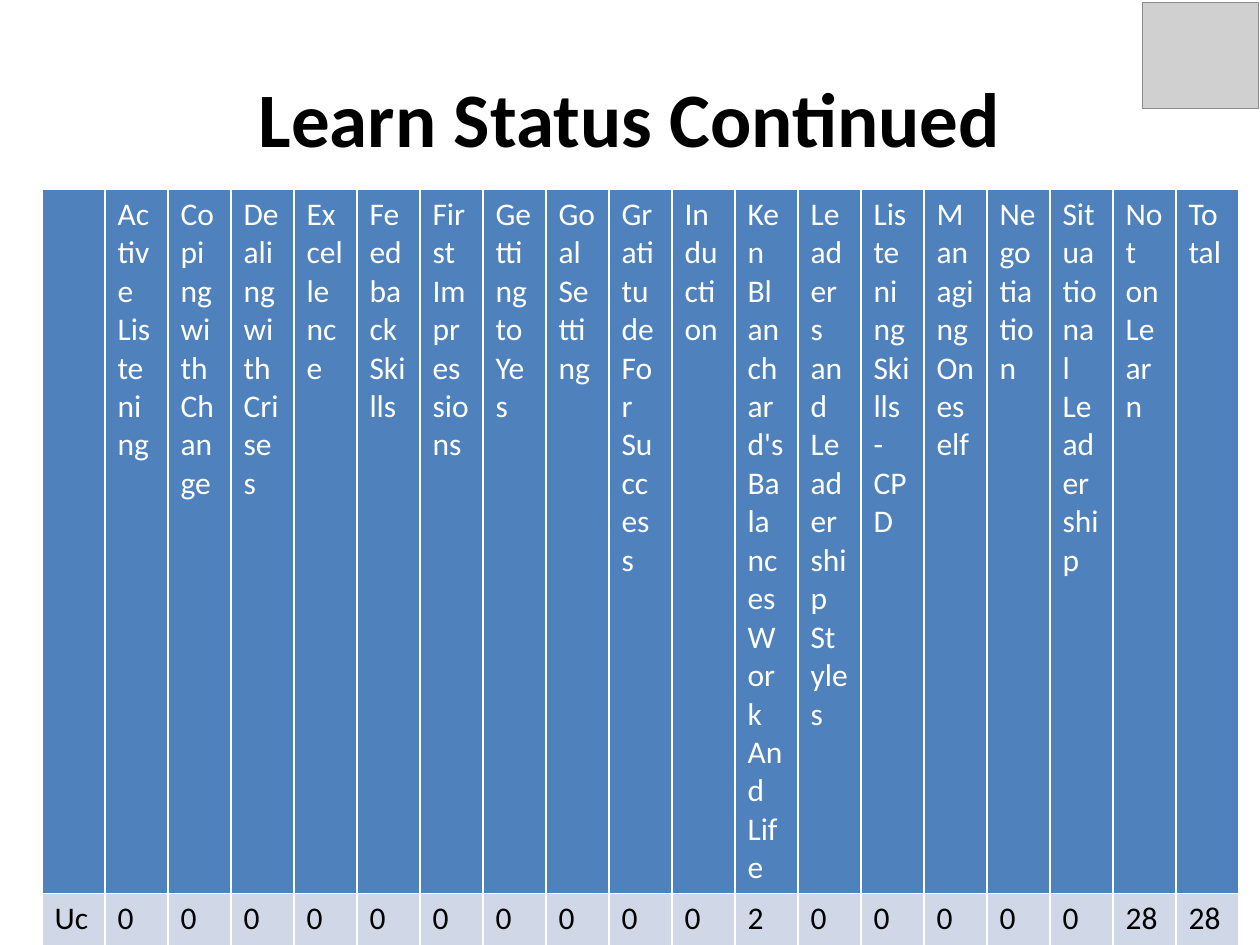
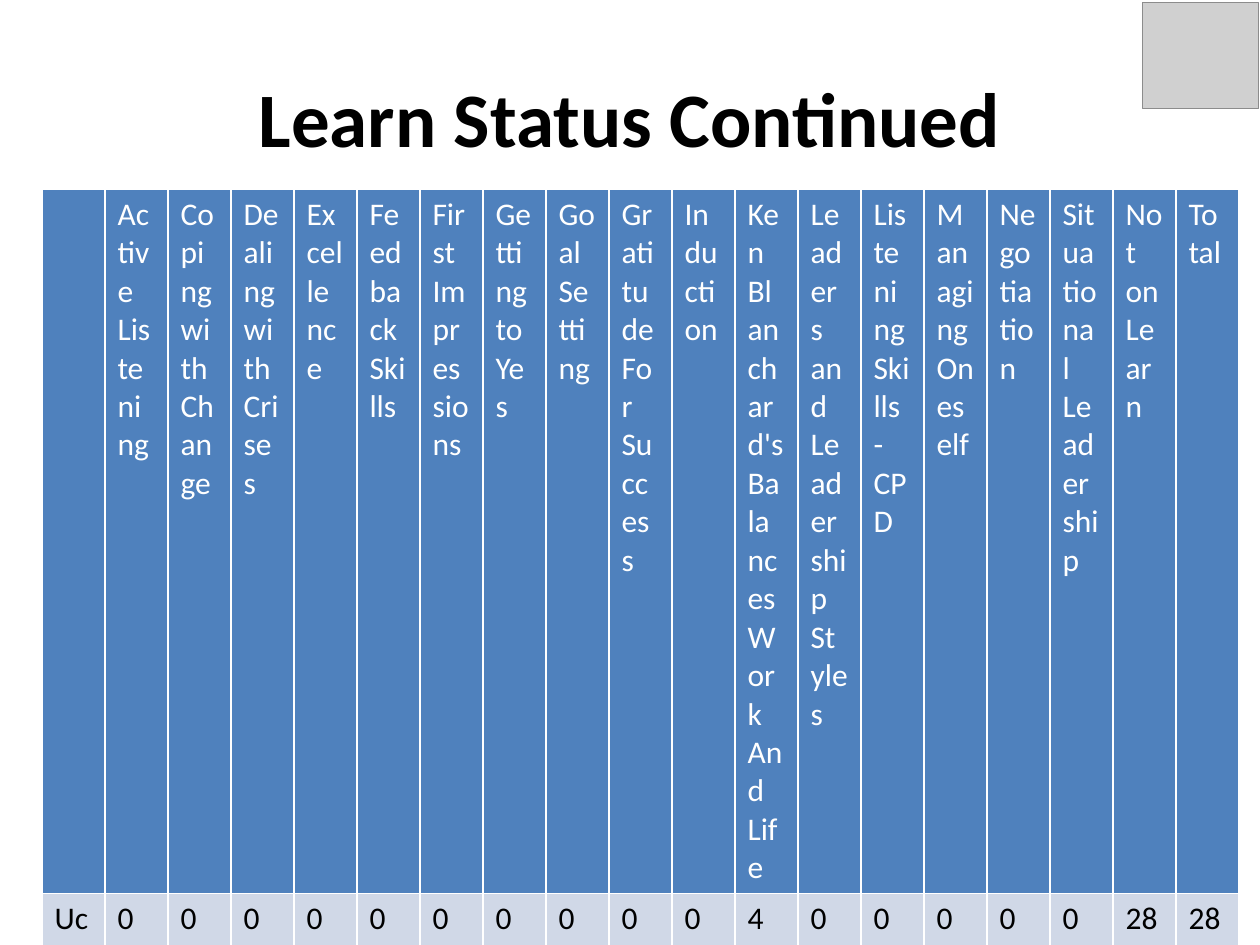
Before and after one commit to taranag/CodeProjects, a slide deck: slide 2 of FlaskApp/generated/Company51LearnByDept2022-06-14.pptx. Drawn at 1260x945 pixels with LibreOffice and Linux fonts; fonts in the diff are those of the drawing; grey boxes stand for pictures. Boxes give left, top, right and bottom in pixels: in the first picture for what was removed or moved away, otherwise in the second. Text is boxed around its words. In the diff, an @@ line names an element or a change of style, - is before the commit and + after.

```diff
--- a/FlaskApp/generated/Company51LearnByDept2022-06-14.pptx
+++ b/FlaskApp/generated/Company51LearnByDept2022-06-14.pptx
@@ table at box(42, 189, 1239, 934) @@
-row 2, column 12: 2
+row 2, column 12: 4
-row 2, column 18: 284
+row 2, column 18: 282
-row 4, column 12: 2
+row 4, column 12: 4
-row 4, column 18: 3190
+row 4, column 18: 3188
```
Also in this commit, not shown: 1 other slide changed, 16 other files.
